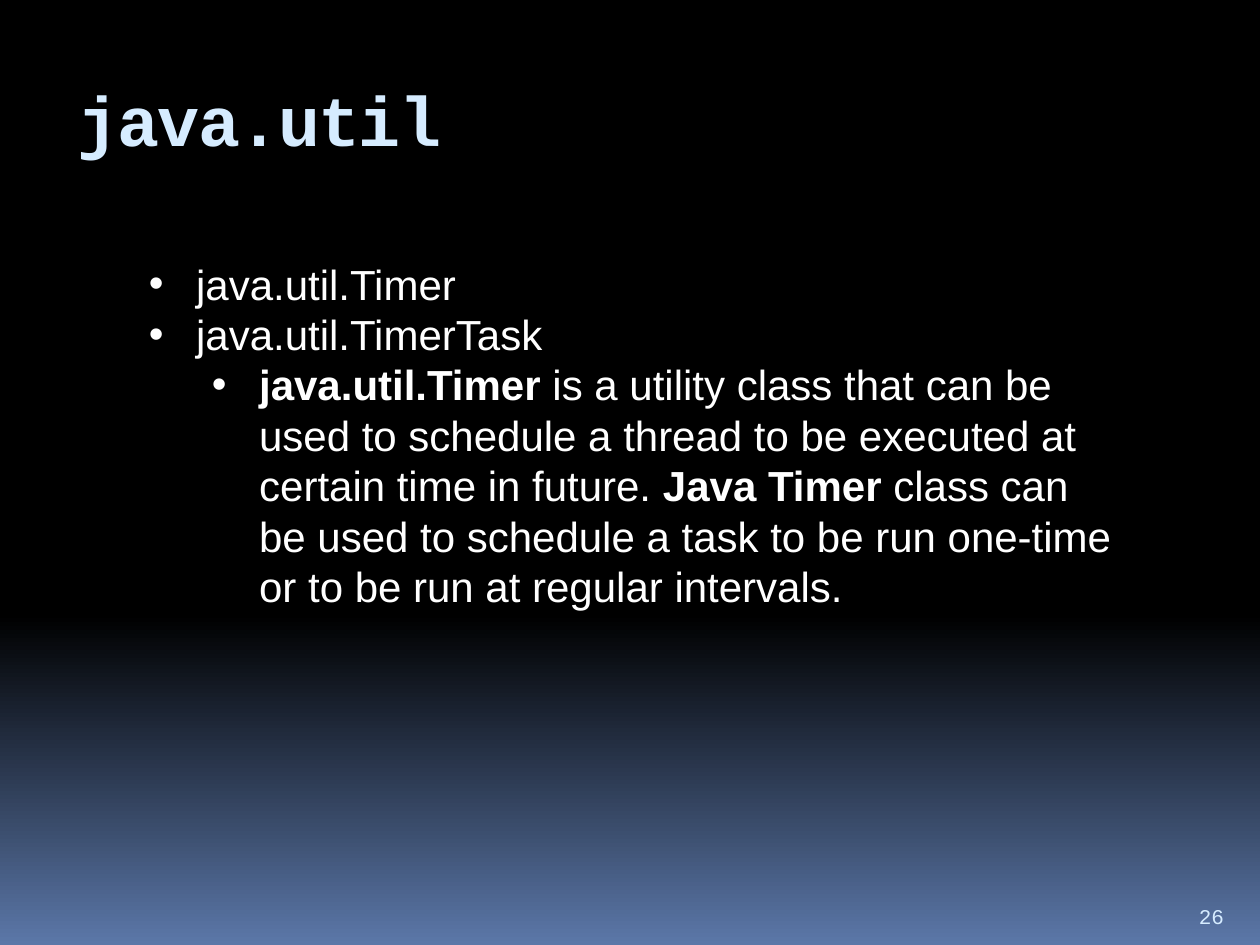
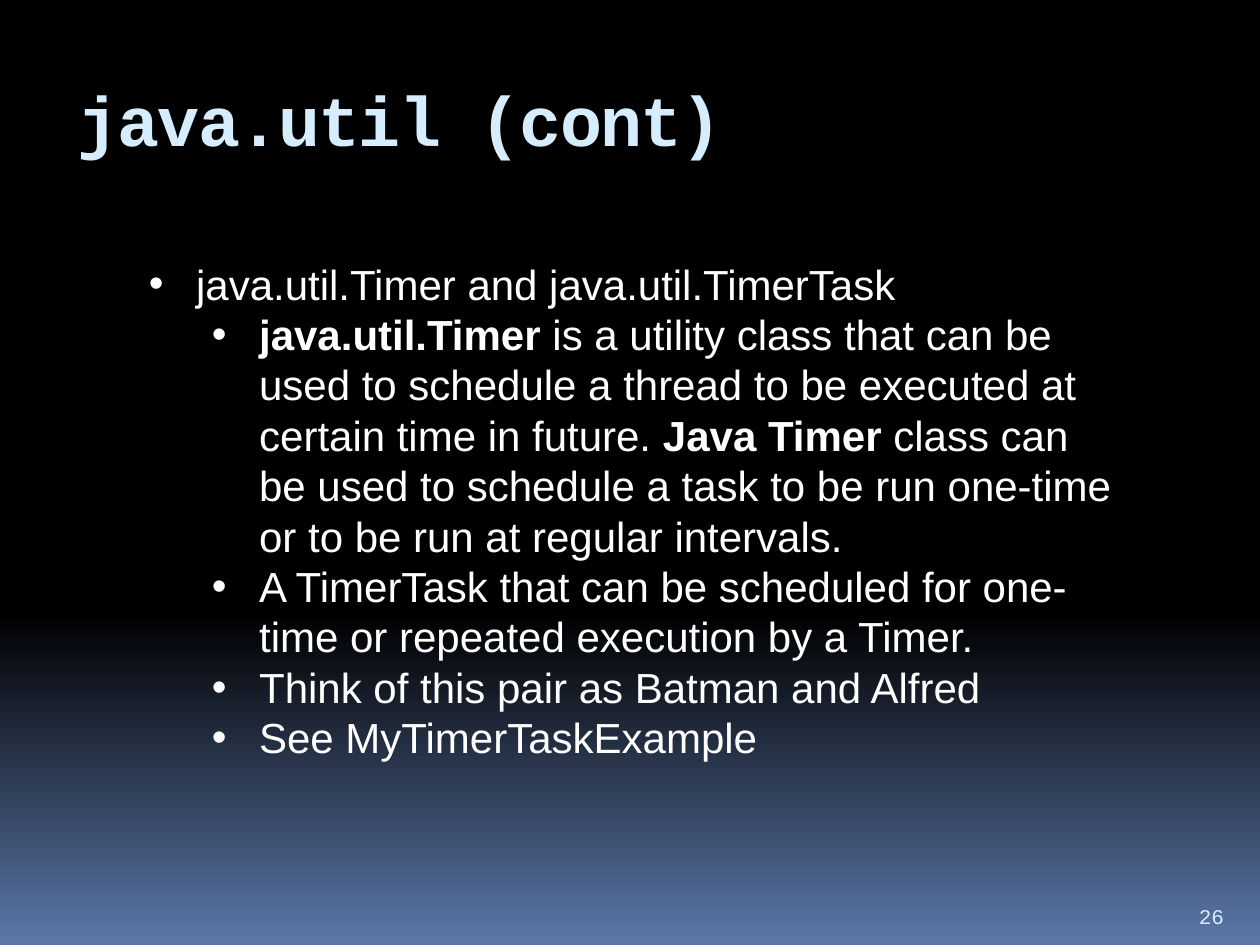
Before and after one commit to hchan/comp2613, a slide deck: slide 26 of coursePresentation.pptx. Drawn at 1260x945 pixels with LibreOffice and Linux fonts; fonts in the diff are those of the drawing. Boxes give left, top, right and bottom in pixels: in the first picture for what was removed or moved away, otherwise in the second. Text is boxed around its words. In the diff, an @@ line names an element or a change of style, - is before the commit and + after.

```diff
--- a/coursePresentation.pptx
+++ b/coursePresentation.pptx
@@ title at bbox=[77, 96, 723, 161]: text changed @@
-java.util
+java.util (cont)
@@ text at bbox=[196, 269, 895, 308]: text changed @@
-• java.util.Timer
-• java.util.TimerTask
+• java.util.Timer and java.util.TimerTask
@@ text at bbox=[259, 571, 1067, 762]: paragraphs added @@
+  • A TimerTask that can be scheduled for one-time or repeated execution by a Timer.
+  • Think of this pair as Batman and Alfred
+  • See MyTimerTaskExample
```
Also in this commit, not shown: 1 other slide changed, 3 other files.
